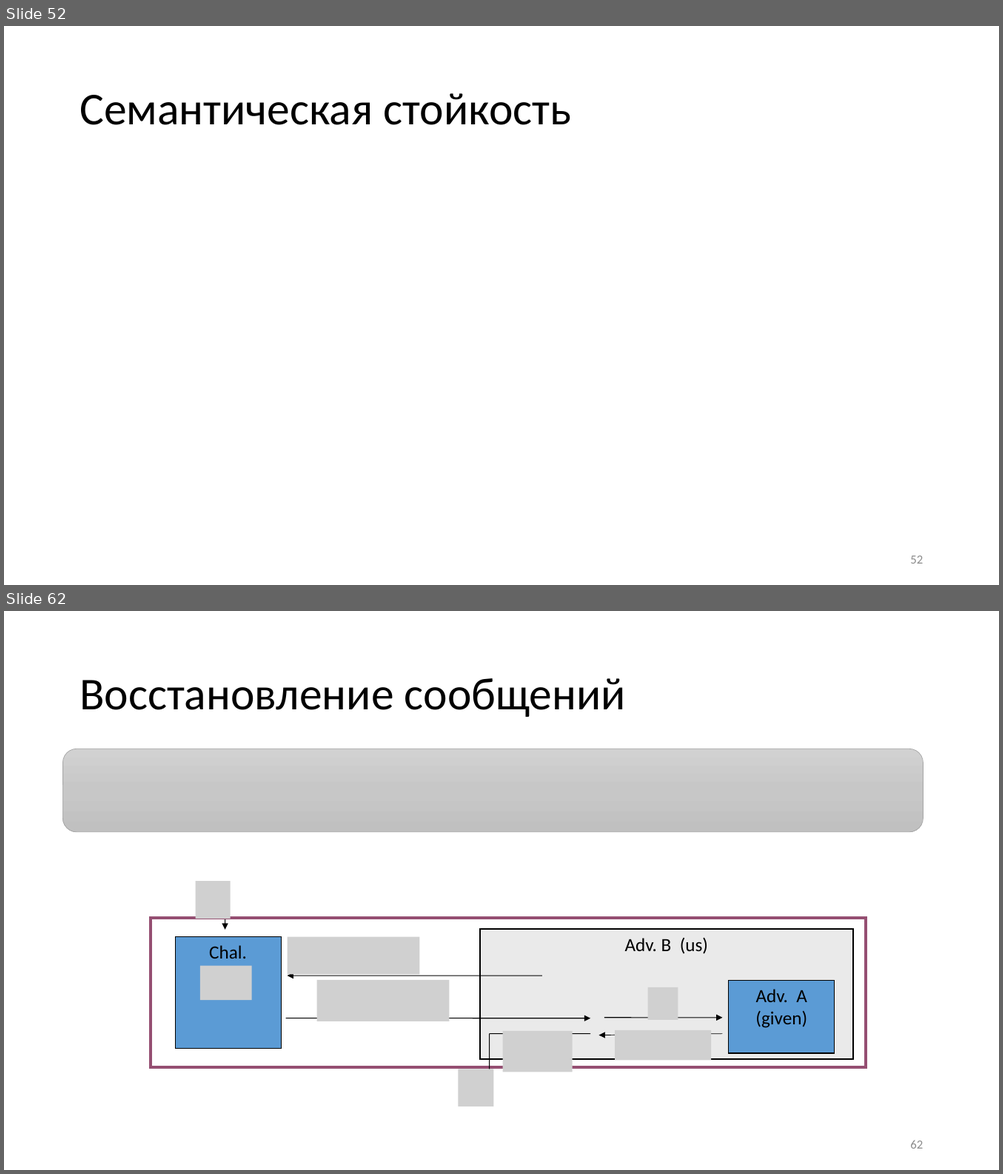
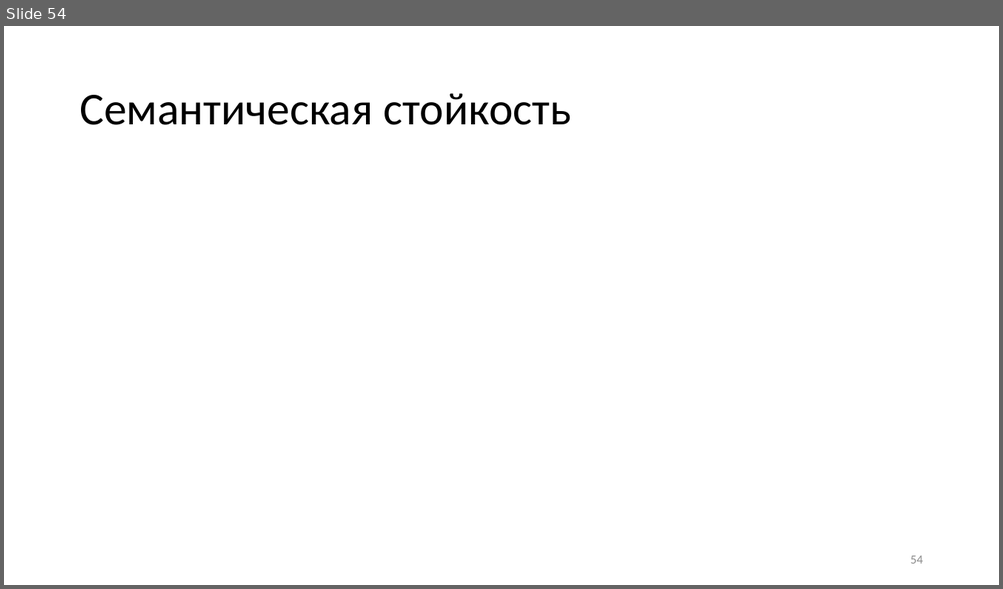
Before and after one commit to CryptoCourse/CryptoLectures, a slide deck: Lectures/Lecture1.pptx. Shown one above the other, each under a label of ours: slides 52 and 62 before the commit, slide 54 after it; the slides between them are not shown. The pictures are 1003x1174 and 1003x589 pixels, drawn with LibreOffice and Linux fonts; fonts in the diff are those of the drawing; grey boxes stand for pictures. Boxes give left, top, right and bottom in pixels: in the first picture for what was removed or moved away, otherwise in the second. Text is boxed around its words. In the diff, an @@ line names an element or a change of style, - is before the commit and + after.

```diff
--- a/Lectures/Lecture1.pptx
+++ b/Lectures/Lecture1.pptx
@@ slide 62 removed at bbox=[4, 611, 999, 1170], background #FFFFFF @@
@@ title removed at bbox=[79, 678, 626, 717] @@
-Восстановление сообщений
@@ rounded rectangle removed at bbox=[63, 749, 923, 832] @@
@@ picture removed at bbox=[196, 881, 231, 918] @@
@@ arrow removed from (225, 888) to (225, 930) @@
@@ rectangle removed at bbox=[151, 918, 865, 1068] @@
@@ rectangle removed at bbox=[175, 937, 281, 1049] @@
-Chal.
@@ picture removed at bbox=[287, 937, 420, 975] @@
@@ rectangle removed at bbox=[480, 930, 853, 1060] @@
-Adv. B (us)
@@ picture removed at bbox=[200, 966, 252, 1000] @@
@@ arrow removed from (542, 976) to (287, 976) @@
@@ picture removed at bbox=[316, 980, 449, 1022] @@
@@ picture removed at bbox=[648, 988, 677, 1021] @@
@@ rectangle removed at bbox=[728, 980, 834, 1054] @@
-Adv. A
-(given)
@@ arrow removed from (286, 1019) to (590, 1019) @@
@@ picture removed at bbox=[503, 1031, 572, 1072] @@
@@ arrow removed from (604, 1017) to (723, 1017) @@
@@ picture removed at bbox=[615, 1031, 711, 1060] @@
@@ line removed from (590, 1034) to (489, 1034) @@
@@ arrow removed from (489, 1034) to (489, 1098) @@
@@ arrow removed from (723, 1034) to (599, 1036) @@
@@ picture removed at bbox=[458, 1069, 494, 1106] @@
@@ page number removed at bbox=[910, 1141, 922, 1149] @@
-62
@@ what was slide 52 is now slide 54 @@
@@ page number at bbox=[910, 556, 922, 564]: text changed @@
-52
+54
```
Also in this commit, not shown: 4 slides changed, 3 slides added, 17 other slides removed, 1 other file.
